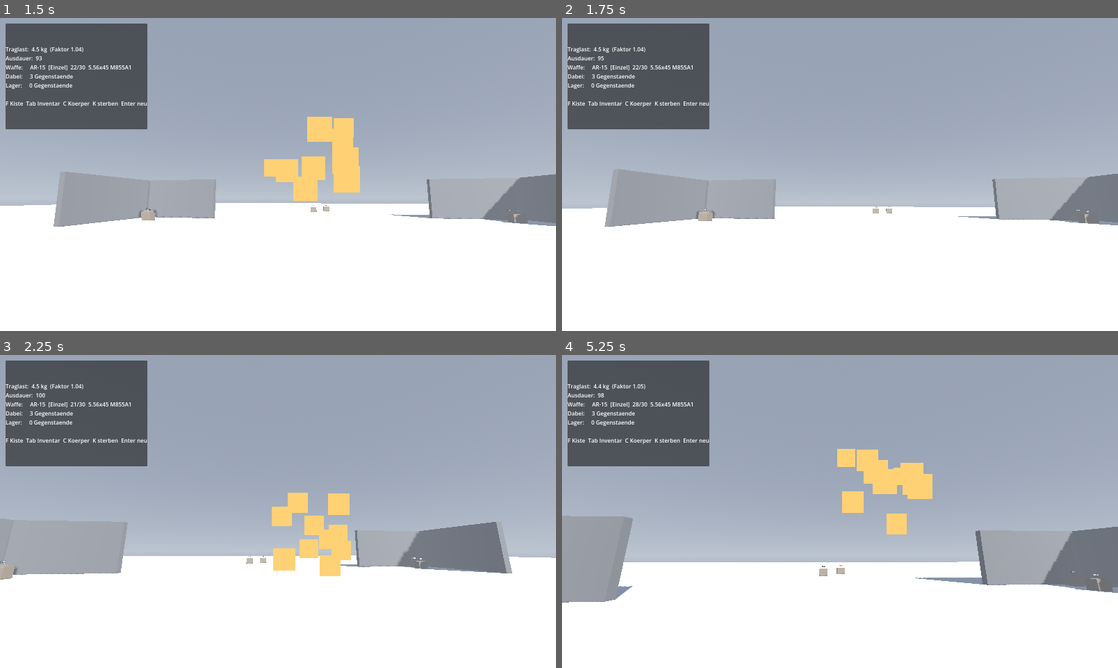
Above: before the commit, frames 1-4 (two rows, left to right).
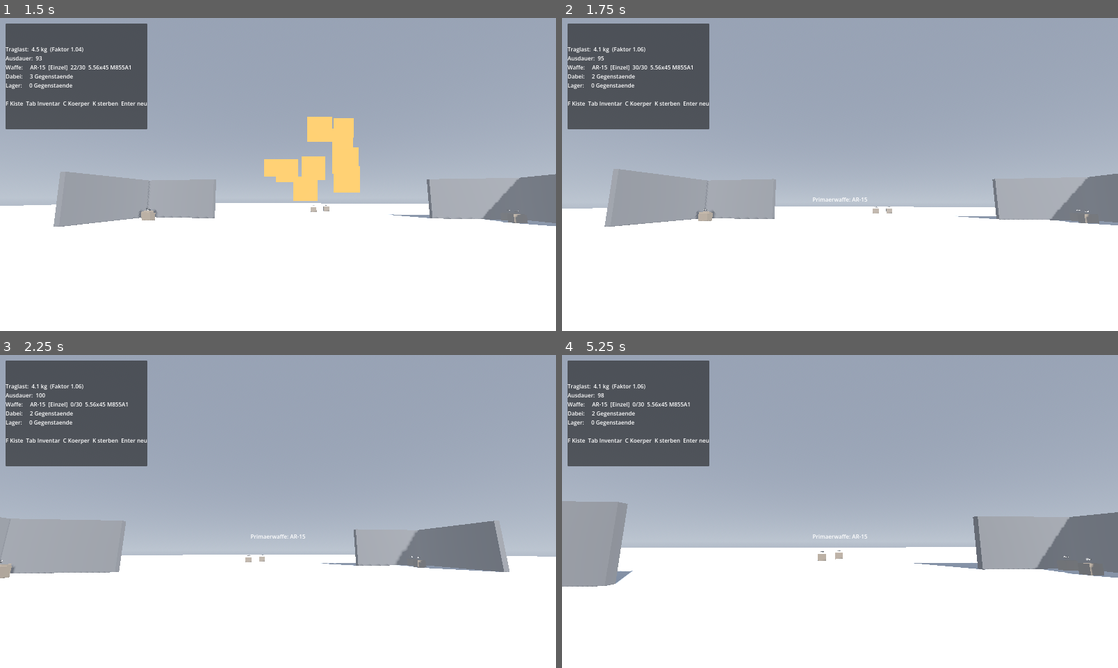
Above: after the commit, the same moments.

Repository: Saturn-Owner/Extraction-Shooter
Game: Godot game, scene res://scenes/levels/raid_eisstadt.tscn
Two runs of this game, one before a commit and one after it. Both use one fixed random seed, a clock stepped at 60 frames per second and the inputs below.
Inputs (mouse positions are in pixels of both pictures, inside the frame that each line leads up to):
- Up to frame 1 (1.5 s): tap Enter at 0.5 s; move the mouse to (305, 174) at 0.52 s; press the mouse at (305, 174) at 0.53 s; hold W (move_forward) from 0.53 s (still down); tap Space (jump) at 0.77 s; tap B (fire_mode) at 0.8, 1.35 s; move the mouse to (250, 174) at 1.27 s; release the mouse at (250, 174) at 1.28 s; click (250, 174) at 1.42 s
- Up to frame 2 (1.75 s): keep holding W (move_forward); tap Space (jump) at 1.52 s; tap 1 at 1.55 s
- Up to frame 3 (2.25 s): keep holding W (move_forward); move the mouse to (289, 505) at 2.02 s; tap 1 at 2.1 s; click (289, 505) at 2.17 s
- Up to frame 4 (5.25 s): keep holding W (move_forward); tap 2 at 2.3, 2.85 s; move the mouse to (834, 517) at 2.77 s; tap Space (jump) at 3.02, 3.77, 4.52 s; click (834, 517) at 3.05 s; move the mouse to (878, 514) at 3.52 s; hold Ctrl (crouch) 3.53-4.28 s; click (878, 514) at 3.67 s; tap B (fire_mode) at 3.8, 5.1 s; tap R (reload) at 4.15 s; move the mouse to (795, 508) at 4.27 s; click (795, 508) at 4.35 s; tap 1 at 4.55 s; move the mouse to (845, 511) at 5.02 s; click (845, 511) at 5.17 s

Frame 1 is identical in both runs. In frame 2, less than 0.1% of the frame differs, in the area x 5-97%, y 9-67%; in frame 3, 3.1%; in frame 4, 9.0%, in the area x 0-100%, y 9-80%.

Commit message:
Waffenplaetze auf 1 und 2, Inventar neben der Ausruestung
Nach Lucas' Vorlage.

Zwei Waffenplaetze:
- Primaerwaffe auf Taste 1, Sekundaerwaffe auf Taste 2, Tastenkuerzel
  steht mit im Fenster
- Waffen liegen jetzt AM KOERPER statt im Raster - sie belegen keine
  Felder mehr, zaehlen aber weiter zum Gewicht
- Jede Schusswaffe passt in beide Plaetze; das wird aus der Kategorie
  abgeleitet, statt in zwoelf Waffendateien ein Feld zu pflegen, das
  immer dasselbe sagen wuerde
- Klick auf einen Waffenplatz ZIEHT die Waffe, statt sie abzulegen. Wer
  im Gefecht wechseln will, soll nicht ploetzlich leere Haende haben
- Ein leerer Platz wechselt nicht

Das Magazin bleibt beim Wechseln erhalten. Die Patronen im Lauf gehoeren
zu DIESER Waffe - gingen sie verloren, faellt das im Spiel kaum auf und
kostet trotzdem jedes Mal Munition. Genau dieser Fehler hat uns schon
einmal bei jeder Extraction ein volles Magazin gekostet.

Ausserdem behoben: Das Gewicht haette jede getragene Waffe doppelt
gezaehlt, weil sie sowohl "in der Hand" als auch "am Koerper" ist. Der
Test prueft das jetzt.

Das Rasterinventar steht jetzt rechts neben der Ausruestung - was man
anzieht und was man dabeihat, gehoert auf einen Blick zusammen.

Co-Authored-By: Claude Opus 4.8 <noreply@anthropic.com>

Diff:
--- a/scenes/ui/character_window.tscn
+++ b/scenes/ui/character_window.tscn
@@ -1,6 +1,7 @@
-[gd_scene load_steps=4 format=3]
+[gd_scene load_steps=5 format=3]
 
 [ext_resource type="Script" path="res://scripts/ui/character_window.gd" id="1_character"]
+[ext_resource type="Script" path="res://scripts/ui/inventory_grid_view.gd" id="2_grid_view"]
 
 [sub_resource type="StyleBoxFlat" id="Style_panel"]
 bg_color = Color(0.042, 0.046, 0.052, 0.985)
@@ -42,10 +43,10 @@
 anchor_top = 0.5
 anchor_right = 0.5
 anchor_bottom = 0.5
-offset_left = -420.0
-offset_top = -320.0
-offset_right = 420.0
-offset_bottom = 320.0
+offset_left = -720.0
+offset_top = -330.0
+offset_right = 720.0
+offset_bottom = 330.0
 theme_override_styles/panel = SubResource("Style_panel")
 
 [node name="Inhalt" type="VBoxContainer" parent="Layout"]
@@ -90,8 +91,24 @@
 theme_override_font_sizes/font_size = 11
 horizontal_alignment = 1
 
+[node name="Waffen" type="HBoxContainer" parent="Layout/Inhalt/Mitte/Figur"]
+theme_override_constants/separation = 8
+
 [node name="Rechts" type="VBoxContainer" parent="Layout/Inhalt/Mitte"]
 theme_override_constants/separation = 10
+
+[node name="Inventar" type="VBoxContainer" parent="Layout/Inhalt/Mitte"]
+theme_override_constants/separation = 6
+
+[node name="Titel" type="Label" parent="Layout/Inhalt/Mitte/Inventar"]
+text = "Inventar"
+theme_override_colors/font_color = Color(0.6, 0.63, 0.67, 1)
+theme_override_font_sizes/font_size = 11
+
+[node name="Raster" type="Control" parent="Layout/Inhalt/Mitte/Inventar"]
+custom_minimum_size = Vector2(560, 440)
+mouse_filter = 1
+script = ExtResource("2_grid_view")
 
 [node name="Auswirkung" type="Label" parent="Layout/Inhalt"]
 custom_minimum_size = Vector2(0, 104)
--- a/scripts/data/item_data.gd
+++ b/scripts/data/item_data.gd
@@ -63,6 +63,8 @@
 	PANTS,     ## Hose
 	BOOTS,     ## Schuhe
 	BACKPACK,  ## Rucksack
+	PRIMARY,   ## Primärwaffe — Taste 1
+	SECONDARY, ## Sekundärwaffe — Taste 2
 }
 
 @export var equip_slot: EquipSlot = EquipSlot.NONE
--- a/scripts/levels/raid_level.gd
+++ b/scripts/levels/raid_level.gd
@@ -143,6 +143,10 @@
 				_toggle_inventory_window()
 		KEY_C:
 			_toggle_character_window()
+		KEY_1:
+			_select_weapon(ItemData.EquipSlot.PRIMARY)
+		KEY_2:
+			_select_weapon(ItemData.EquipSlot.SECONDARY)
 		KEY_K:
 			if _raid.state == RaidManager.State.LAEUFT:
 				_raid.die()
@@ -167,6 +171,20 @@
 	_inventory_window.open_for(_player)
 
 
+## Waffenwechsel. Ist der Platz leer, passiert nichts — kein Wechsel auf
+## leere Haende, das waere im Gefecht toedlich und nie gewollt.
+func _select_weapon(slot: ItemData.EquipSlot) -> void:
+	if _player.select_weapon_slot(slot):
+		var stack := _player.equipment.get_item(slot)
+		var data := stack.get_data() if stack != null else null
+		_show_message("%s: %s" % [
+			Equipment.get_slot_name(slot),
+			data.display_name if data != null else "?",
+		], 1.5)
+	else:
+		_show_message("%s ist leer" % Equipment.get_slot_name(slot), 1.5)
+
+
 func _toggle_character_window() -> void:
 	if _character_window.is_open():
 		_character_window.close()
--- a/scripts/player/equipment.gd
+++ b/scripts/player/equipment.gd
@@ -26,6 +26,8 @@
 	ItemData.EquipSlot.PANTS,
 	ItemData.EquipSlot.BOOTS,
 	ItemData.EquipSlot.BACKPACK,
+	ItemData.EquipSlot.PRIMARY,
+	ItemData.EquipSlot.SECONDARY,
 ]
 
 const SLOT_NAMES := {
@@ -36,7 +38,16 @@
 	ItemData.EquipSlot.PANTS: "Hose",
 	ItemData.EquipSlot.BOOTS: "Schuhe",
 	ItemData.EquipSlot.BACKPACK: "Rucksack",
+	ItemData.EquipSlot.PRIMARY: "Primaerwaffe",
+	ItemData.EquipSlot.SECONDARY: "Sekundaerwaffe",
 }
+
+## Die beiden Waffenplätze, in der Reihenfolge der Tasten 1 und 2.
+const WEAPON_SLOTS := [ItemData.EquipSlot.PRIMARY, ItemData.EquipSlot.SECONDARY]
+
+
+static func is_weapon_slot(slot: ItemData.EquipSlot) -> bool:
+	return slot in WEAPON_SLOTS
 
 ## Slot -> ItemStack (oder nicht vorhanden, wenn leer).
 var _slots: Dictionary = {}
@@ -55,11 +66,31 @@
 
 
 ## Ob dieser Gegenstand in diesen Platz gehört.
+##
+## Waffen sind ein Sonderfall: Jede Schusswaffe passt in BEIDE Waffenplätze,
+## und welcher es wird, entscheidet der Spieler. Deshalb wird das aus der
+## Kategorie abgeleitet, statt in zwölf Waffendateien ein Feld zu pflegen,
+## das ohnehin immer dasselbe sagen würde.
 func can_equip(stack: ItemStack, slot: ItemData.EquipSlot) -> bool:
 	if stack == null or slot == ItemData.EquipSlot.NONE:
 		return false
+
 	var data := stack.get_data()
-	return data != null and data.equip_slot == slot
+	if data == null:
+		return false
+
+	if is_weapon_slot(slot):
+		return data.category == ItemData.Category.WEAPON
+
+	return data.equip_slot == slot
+
+
+## Der erste freie Waffenplatz, oder NONE wenn beide belegt sind.
+func get_free_weapon_slot() -> ItemData.EquipSlot:
+	for slot in WEAPON_SLOTS:
+		if is_empty(slot):
+			return slot
+	return ItemData.EquipSlot.NONE
 
 
 ## Legt einen Gegenstand an. Gibt zurueck, was vorher dort war (oder null).
--- a/scripts/player/player_controller.gd
+++ b/scripts/player/player_controller.gd
@@ -130,6 +130,16 @@
 ## Sammelt Sekundenbruchteile, damit Hunger- und Kaelteschaden einmal pro
 ## Sekunde wirkt statt in jedem Frame ein Krümelchen.
 var _survival_damage_timer: float = 0.0
+
+## Welcher Waffenplatz gerade in der Hand liegt.
+var active_weapon_slot: ItemData.EquipSlot = ItemData.EquipSlot.PRIMARY
+
+## Was in den Magazinen der NICHT getragenen Waffen steckt.
+##
+## Ohne das waere jeder Waffenwechsel ein Munitionsverlust: Die Patronen im
+## Lauf gehoeren zu DIESER Waffe, nicht zur Hand. Genau dieser Fehler hat
+## uns schon einmal bei der Extraction Munition gekostet.
+var _magazines: Dictionary = {}
 
 
 func _ready() -> void:
@@ -160,24 +170,99 @@
 
 ## Angelegte Ausruestung zaehlt zum Gewicht: Man traegt sie ja. Sie belegt
 ## nur keine Rasterfelder — genau das ist der Anreiz, etwas anzuziehen.
+## Das Raster plus alles am Koerper.
+##
+## Die Waffe in der Hand steckt immer in einem Waffenplatz und ist damit
+## Teil der Ausruestung — sie darf hier nicht ein zweites Mal dazukommen.
+## Deshalb `grid` statt `inventory.get_total_weight()`.
 func _update_carried_weight() -> void:
 	var total := 0.0
-	if inventory != null:
-		total += inventory.get_total_weight()
+	if inventory != null and inventory.grid != null:
+		total += inventory.grid.get_total_weight()
 	if equipment != null:
 		total += equipment.get_total_weight()
 	carried_weight_kg = total
 
 
-## Nimmt eine Waffe aus dem Inventar in die Hand und laedt sie mit der
-## ersten passenden Munition, die der Spieler dabei hat.
-func equip_from_inventory(stack: ItemStack) -> bool:
-	if inventory == null or weapon == null or stack == null:
-		return false
-	if not inventory.equip_weapon(stack):
-		return false
-
+## Legt eine Waffe aus dem Inventar auf einen Waffenplatz.
+##
+## Ohne `slot` wird der erste freie genommen; sind beide belegt, ersetzt sie
+## die Waffe im gerade aktiven Platz — was dort lag, wandert ins Raster.
+func assign_weapon(stack: ItemStack, slot: ItemData.EquipSlot = ItemData.EquipSlot.NONE) -> bool:
+	if equipment == null or inventory == null or stack == null:
+		return false
+	if not equipment.can_equip(stack, ItemData.EquipSlot.PRIMARY):
+		return false
+
+	var target := slot
+	if target == ItemData.EquipSlot.NONE:
+		target = equipment.get_free_weapon_slot()
+		if target == ItemData.EquipSlot.NONE:
+			target = active_weapon_slot
+
+	# Erst pruefen, ob die verdraengte Waffe ins Raster passt. Sonst
+	# verschwindet sie beim Tauschen stillschweigend.
+	var displaced := equipment.get_item(target)
+	if displaced != null and displaced != stack:
+		if not inventory.grid.can_place_or_merge(displaced, 0, 0) \
+				and inventory.grid.find_free_position(displaced).x < 0:
+			return false
+
+	if inventory.grid.get_stack(stack.instance_id) != null:
+		inventory.grid.remove_item(stack.instance_id)
+
+	equipment.equip(stack, target)
+	if displaced != null and displaced != stack:
+		inventory.grid.add_item(displaced)
+
+	# Der Platz, auf den gerade gelegt wurde, kommt auch in die Hand.
+	select_weapon_slot(target)
+	return true
+
+
+## Wechselt zwischen Primaer- und Sekundaerwaffe (Tasten 1 und 2).
+##
+## Die Munition im Magazin der bisherigen Waffe bleibt dort — sie steckt ja
+## in DIESER Waffe. Beim Wechsel zurueck ist sie wieder da.
+func select_weapon_slot(slot: ItemData.EquipSlot) -> bool:
+	if equipment == null or weapon == null:
+		return false
+	if not Equipment.is_weapon_slot(slot):
+		return false
+
+	var stack := equipment.get_item(slot)
+	if stack == null:
+		return false
+
+	# Was noch im Lauf steckt, gehoert zur alten Waffe. Merken, damit es
+	# beim Zurueckwechseln nicht verschwunden ist.
+	if active_weapon_slot != slot:
+		_magazines[active_weapon_slot] = {
+			"rounds": weapon.rounds_in_magazine,
+			"ammo": weapon.ammo_id,
+		}
+
+	active_weapon_slot = slot
+	inventory.equipped_weapon = stack
+	_put_in_hand(stack)
+	return true
+
+
+## Baut die Waffe in der Hand auf und laedt sie.
+func _put_in_hand(stack: ItemStack) -> void:
 	var weapon_data := stack.get_data() as WeaponData
+	if weapon_data == null:
+		return
+
+	var saved: Dictionary = _magazines.get(active_weapon_slot, {})
+	var saved_rounds := int(saved.get("rounds", 0))
+	var saved_ammo: StringName = saved.get("ammo", &"")
+
+	if saved_rounds > 0 and saved_ammo != &"":
+		weapon.setup(stack.item_id, saved_ammo)
+		weapon.load_rounds(saved_rounds)
+		return
+
 	var compatible := inventory.get_compatible_ammo(weapon_data)
 	var chosen: StringName = compatible[0] if not compatible.is_empty() else &""
 
@@ -186,11 +271,16 @@
 		# aber sie bleibt leer. Das ist eine gueltige Notlage.
 		weapon.data = weapon_data
 		weapon.rounds_in_magazine = 0
-		return true
+		return
 
 	weapon.setup(stack.item_id, chosen)
 	try_reload()
-	return true
+
+
+## Nimmt eine Waffe aus dem Inventar in die Hand.
+## Kurzform fuer assign_weapon() auf den ersten freien Platz.
+func equip_from_inventory(stack: ItemStack) -> bool:
+	return assign_weapon(stack)
 
 
 ## Entlaedt das Magazin zurueck ins Inventar.
--- a/scripts/ui/character_window.gd
+++ b/scripts/ui/character_window.gd
@@ -48,6 +48,13 @@
 	ItemData.EquipSlot.BACKPACK,
 ]
 
+## Die Waffenplätze stehen unter der Figur, nebeneinander — wie in der
+## Vorlage, und weil 1 und 2 nebeneinander liegende Tasten sind.
+const WEAPON_SLOTS := [
+	ItemData.EquipSlot.PRIMARY,
+	ItemData.EquipSlot.SECONDARY,
+]
+
 var player: PlayerController = null
 
 var _tab: Tab = Tab.AUSRUESTUNG
@@ -62,6 +69,10 @@
 @onready var _right_column: VBoxContainer = $Layout/Inhalt/Mitte/Rechts
 @onready var _figure: Control = $Layout/Inhalt/Mitte/Figur/Zeichnung
 @onready var _figure_hint: Label = $Layout/Inhalt/Mitte/Figur/Hinweis
+@onready var _weapons_row: HBoxContainer = $Layout/Inhalt/Mitte/Figur/Waffen
+@onready var _inventory_column: VBoxContainer = $Layout/Inhalt/Mitte/Inventar
+@onready var _inventory_view: InventoryGridView = $Layout/Inhalt/Mitte/Inventar/Raster
+@onready var _inventory_title: Label = $Layout/Inhalt/Mitte/Inventar/Titel
 @onready var _stats: HBoxContainer = $Layout/Inhalt/Werte
 @onready var _effects: Label = $Layout/Inhalt/Auswirkung
 
@@ -78,6 +89,10 @@
 
 func open_for(p_player: PlayerController) -> void:
 	player = p_player
+	# Das Raster liegt direkt neben der Ausruestung: Was man anzieht und was
+	# man dabeihat, gehoert auf einen Blick zusammen.
+	if player.inventory != null:
+		_inventory_view.setup(player.inventory.grid, "Inventar")
 	show()
 	_refresh()
 	opened.emit()
@@ -106,6 +121,8 @@
 	# Koerper, und halb ausgeblendete Knoepfe daneben lenken nur ab.
 	_left_column.visible = tab == Tab.AUSRUESTUNG
 	_right_column.visible = tab == Tab.AUSRUESTUNG
+	_weapons_row.visible = tab == Tab.AUSRUESTUNG
+	_inventory_column.visible = tab == Tab.AUSRUESTUNG
 	_effects.visible = tab == Tab.GESUNDHEIT
 
 	_figure_hint.text = "Klicken zeigt Einzelheiten" if tab == Tab.GESUNDHEIT else ""
@@ -121,6 +138,8 @@
 		_left_column.add_child(_make_slot(slot))
 	for slot in RIGHT_SLOTS:
 		_right_column.add_child(_make_slot(slot))
+	for slot in WEAPON_SLOTS:
+		_weapons_row.add_child(_make_slot(slot))
 
 
 ## Ein Platz: Beschriftung darüber, darunter das Feld — wie in der Vorlage.
@@ -129,7 +148,14 @@
 	box.add_theme_constant_override("separation", 2)
 
 	var caption := Label.new()
-	caption.text = Equipment.get_slot_name(slot)
+	# Die Taste steht dabei: Wer die Waffe im Fenster sieht, soll wissen,
+	# womit er sie im Gefecht zieht, ohne erst zu probieren.
+	var key := ""
+	if slot == ItemData.EquipSlot.PRIMARY:
+		key = "  [1]"
+	elif slot == ItemData.EquipSlot.SECONDARY:
+		key = "  [2]"
+	caption.text = Equipment.get_slot_name(slot) + key
 	caption.add_theme_font_size_override("font_size", 11)
 	caption.add_theme_color_override("font_color", Color(0.60, 0.63, 0.67))
 	box.add_child(caption)
@@ -157,6 +183,16 @@
 	var worn := player.equipment.get_item(slot)
 	if worn == null:
 		return
+
+	# Ein Klick auf einen Waffenplatz ZIEHT die Waffe, statt sie abzulegen.
+	# Das ist der haeufigere Wunsch, und Ablegen bleibt ueber das Raster
+	# moeglich. Umgekehrt waere es eine Falle: Wer im Gefecht wechseln will,
+	# steht ploetzlich mit leeren Haenden da.
+	if Equipment.is_weapon_slot(slot):
+		player.select_weapon_slot(slot)
+		_refresh()
+		return
+
 	if not player.inventory.grid.add_item(worn):
 		return
 
@@ -171,6 +207,9 @@
 	for slot in _slot_buttons:
 		var button: Button = _slot_buttons[slot]
 		var worn: ItemStack = player.equipment.get_item(slot)
+
+		var is_weapon := Equipment.is_weapon_slot(slot)
+		var is_active: bool = is_weapon and player.active_weapon_slot == slot
 
 		if worn == null:
 			button.text = "leer"
@@ -181,12 +220,21 @@
 
 		var data := worn.get_data()
 		button.disabled = false
-		button.text = data.display_name if data != null else "?"
+
+		# Die Waffe in der Hand wird markiert — sonst weiss man nach einem
+		# Wechsel nicht mehr, welche man gerade traegt.
+		var label := data.display_name if data != null else "?"
+		button.text = ("> " + label) if is_active else label
+
 		if data != null:
-			button.tooltip_text = "%s\n%s\n\nKlicken legt ab" % [
-				data.display_name, data.get_type_label()]
+			button.tooltip_text = "%s\n%s\n\n%s" % [
+				data.display_name,
+				data.get_type_label(),
+				"Klicken nimmt sie in die Hand" if is_weapon else "Klicken legt ab",
+			]
+			var color := ItemTooltip.get_rarity_color(data.get_rarity())
 			button.add_theme_color_override("font_color",
-				ItemTooltip.get_rarity_color(data.get_rarity()))
+				color if not is_active else color.lerp(Color.WHITE, 0.45))
 
 
 # ---------------------------------------------------------------------------
@@ -329,6 +377,12 @@
 	_figure.queue_redraw()
 	_refresh_slots()
 	_refresh_stats()
+
+	if player.inventory != null and player.inventory.grid != null:
+		var grid := player.inventory.grid
+		_inventory_title.text = "Inventar  —  %d von %d Feldern frei" % [
+			grid.get_free_cell_count(), grid.width * grid.height]
+		_inventory_view.queue_redraw()
 
 	if _tab == Tab.GESUNDHEIT:
 		_effects.text = _describe_condition()
--- a/tests/verify_loadout.gd
+++ b/tests/verify_loadout.gd
@@ -40,7 +40,88 @@
 	_test_weapon_switching_keeps_gear()
 	await _test_ammo_switch_returns_rounds()
 	await _test_in_level()
+	await _test_weapon_slots()
 	_finish()
+
+
+## Primaer- und Sekundaerwaffe auf den Tasten 1 und 2.
+##
+## Der heikle Teil ist das MAGAZIN: Die Patronen im Lauf gehoeren zu DIESER
+## Waffe. Gehen sie beim Wechsel verloren, faellt das im Spiel kaum auf und
+## kostet trotzdem jedes Mal Munition — genau dieser Fehler hat uns schon
+## einmal bei jeder Extraction ein volles Magazin gekostet.
+func _test_weapon_slots() -> void:
+	_section("Waffenplaetze")
+
+	var packed: PackedScene = load("res://scenes/player/player.tscn")
+	var player: PlayerController = packed.instantiate()
+	root.add_child(player)
+	await process_frame
+
+	player.inventory.add(&"weapon_rifle_ar15", 1)
+	player.inventory.add(&"weapon_pistol_g17", 1)
+	player.inventory.add(&"ammo_556x45_m855a1", 60)
+	player.inventory.add(&"ammo_9x19_fmj", 34)
+
+	var weapons := player.inventory.get_carried_weapons()
+	var rifle: ItemStack = null
+	var pistol: ItemStack = null
+	for stack in weapons:
+		if stack.item_id == &"weapon_rifle_ar15":
+			rifle = stack
+		elif stack.item_id == &"weapon_pistol_g17":
+			pistol = stack
+
+	_check(rifle != null and pistol != null, "beide Waffen liegen im Inventar")
+	if rifle == null or pistol == null:
+		player.free()
+		return
+
+	_check(player.assign_weapon(rifle), "Gewehr auf den ersten Platz")
+	_check(player.equipment.get_item(ItemData.EquipSlot.PRIMARY) == rifle,
+		"es liegt auf der Primaerwaffe")
+	_check(player.active_weapon_slot == ItemData.EquipSlot.PRIMARY,
+		"und ist in der Hand")
+
+	_check(player.assign_weapon(pistol), "Pistole auf den zweiten Platz")
+	_check(player.equipment.get_item(ItemData.EquipSlot.SECONDARY) == pistol,
+		"sie liegt auf der Sekundaerwaffe")
+
+	# Waffen liegen jetzt am Koerper, nicht mehr im Raster.
+	_check(player.inventory.grid.get_stack(rifle.instance_id) == null,
+		"das Gewehr belegt keine Rasterfelder mehr")
+
+	# Das Gewicht darf NICHT doppelt zaehlen, nur weil die Waffe sowohl
+	# "in der Hand" als auch "am Koerper" ist.
+	var expected := player.inventory.grid.get_total_weight() + player.equipment.get_total_weight()
+	_check(is_equal_approx(player.carried_weight_kg, expected),
+		"das Gewicht zaehlt jede Waffe genau einmal (%.2f)" % player.carried_weight_kg)
+
+	# Magazin fuellen, wechseln, zurueckwechseln.
+	player.select_weapon_slot(ItemData.EquipSlot.PRIMARY)
+	player.try_reload()
+	var rifle_rounds := player.weapon.rounds_in_magazine
+	var rifle_ammo := player.weapon.ammo_id
+	_check(rifle_rounds > 0, "das Gewehr ist geladen (%d)" % rifle_rounds)
+
+	_check(player.select_weapon_slot(ItemData.EquipSlot.SECONDARY), "Wechsel auf die Pistole")
+	_check(player.weapon.data.id == &"weapon_pistol_g17", "die Pistole ist in der Hand")
+	_check(player.weapon.rounds_in_magazine != rifle_rounds
+		or player.weapon.ammo_id != rifle_ammo, "mit eigener Munition")
+
+	_check(player.select_weapon_slot(ItemData.EquipSlot.PRIMARY), "zurueck auf das Gewehr")
+	_check(player.weapon.rounds_in_magazine == rifle_rounds,
+		"das Magazin ist noch so voll wie vorher (%d)" % player.weapon.rounds_in_magazine)
+	_check(player.weapon.ammo_id == rifle_ammo, "und mit derselben Munition")
+
+	# Ein leerer Platz darf keinen Wechsel auf leere Haende ausloesen.
+	player.equipment.unequip(ItemData.EquipSlot.SECONDARY)
+	_check(not player.select_weapon_slot(ItemData.EquipSlot.SECONDARY),
+		"ein leerer Platz wechselt nicht")
+	_check(player.weapon.data.id == &"weapon_rifle_ar15",
+		"das Gewehr bleibt in der Hand")
+
+	player.free()
 
 
 func _check(condition: bool, label: String) -> void:
